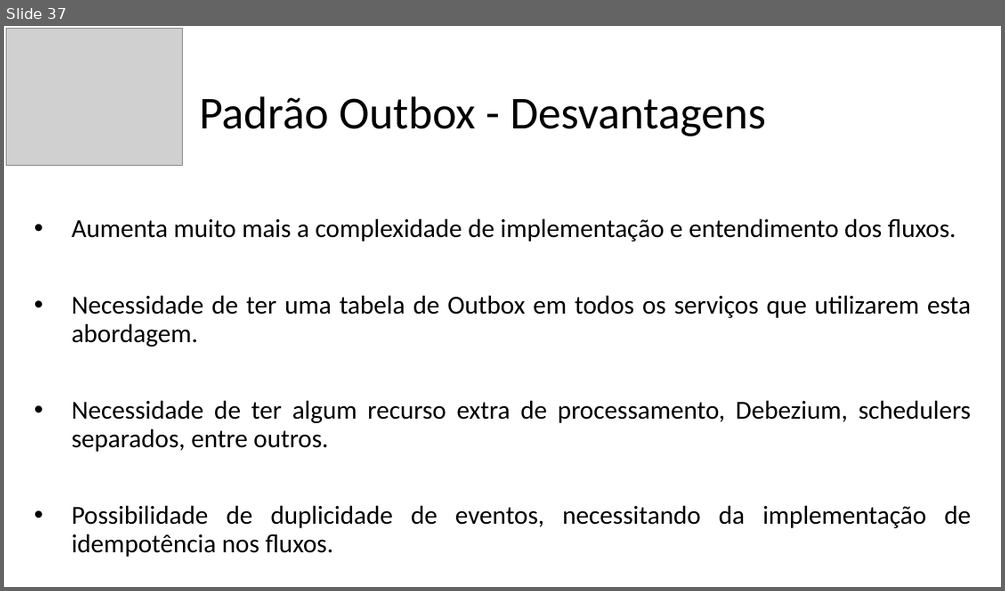
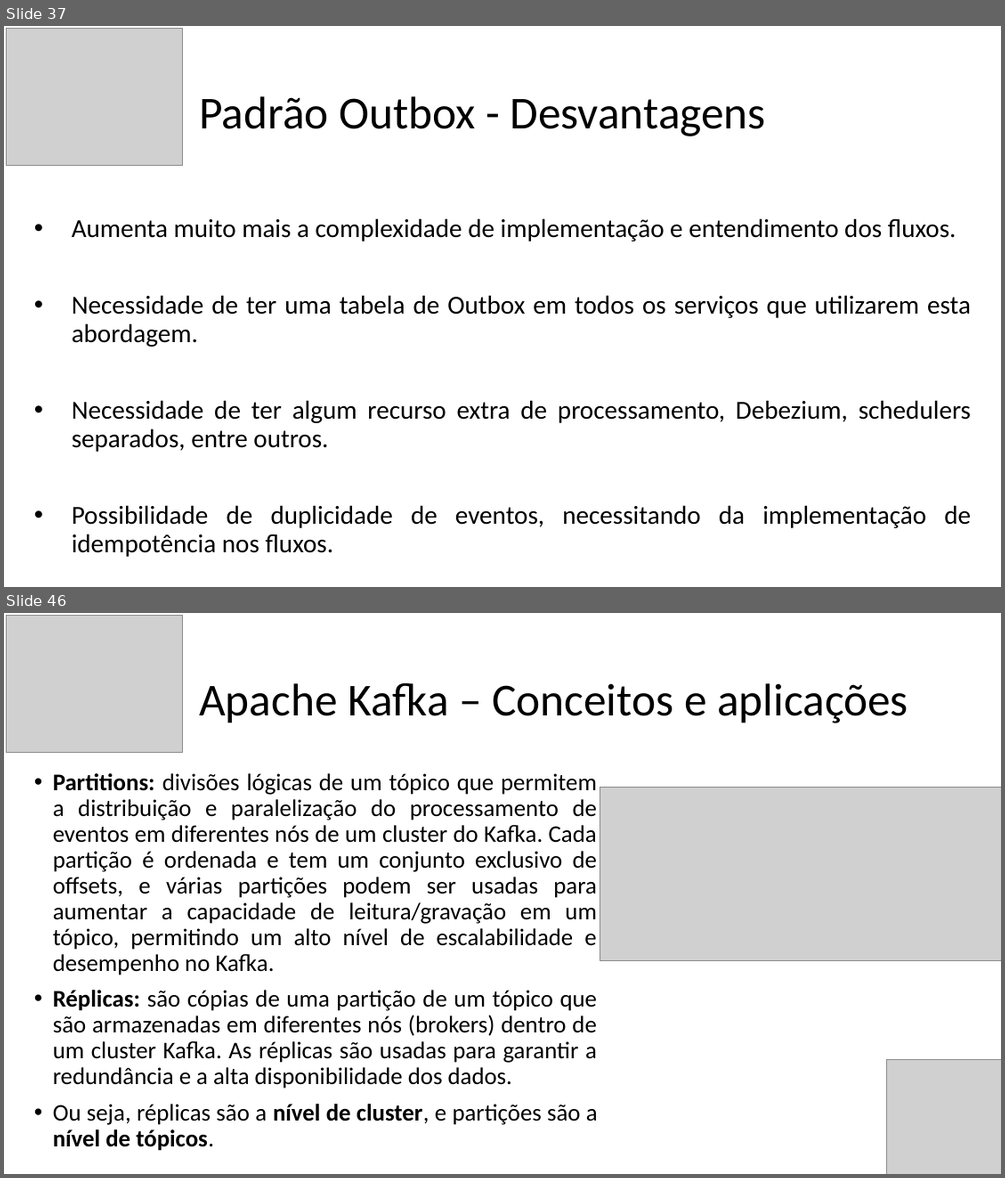
Before and after one commit to vhnegrisoli/curso-udemy-microsservicos-padrao-saga-orquestrado, a slide deck: Conteúdos/Apresentação - Saga.pptx. Shown one above the other, each under a label of ours: slide 37 before the commit, slides 37 and 46 after it; the slides between them are not shown. The pictures are 1005x591 and 1005x1178 pixels, drawn with LibreOffice and Linux fonts; fonts in the diff are those of the drawing; grey boxes stand for pictures. Boxes give left, top, right and bottom in pixels: in the first picture for what was removed or moved away, otherwise in the second. Text is boxed around its words. In the diff, an @@ line names an element or a change of style, - is before the commit and + after.

Commit message:
Adiciona conteúdos sobre Kafka nos slides

```diff
--- a/Conteúdos/Apresentação - Saga.pptx
+++ b/Conteúdos/Apresentação - Saga.pptx
@@ slide 46 added at <box>4,613,1001,1174</box>, background #FFFFFF @@
@@ picture added at <box>7,615,183,752</box> @@
@@ text added at <box>199,683,908,723</box>, 44 pt, text #000000 @@
+Apache Kafka – Conceitos e aplicações
@@ text added at <box>53,773,598,1151</box>, 23 pt, text #000000 @@
+• Partitions: divisões lógicas de um tópico que permitem a distribuição e paralelização do processamento de eventos em diferentes nós de um cluster do Kafka. Cada partição é ordenada e tem um conjunto exclusivo de offsets, e várias partições podem ser usadas para aumentar a capacidade de leitura/gravação em um tópico, permitindo um alto nível de escalabilidade e desempenho no Kafka.
+• Réplicas: são cópias de uma partição de um tópico que são armazenadas em diferentes nós (brokers) dentro de um cluster Kafka. As réplicas são usadas para garantir a redundância e a alta disponibilidade dos dados.
+• Ou seja, réplicas são a nível de cluster, e partições são a nível de tópicos.
@@ picture added at <box>600,787,1001,961</box> @@
@@ picture added at <box>886,1060,1001,1174</box> @@
```
Also in this commit, not shown: 2 slides changed, 15 other slides added, 1 slide removed.
